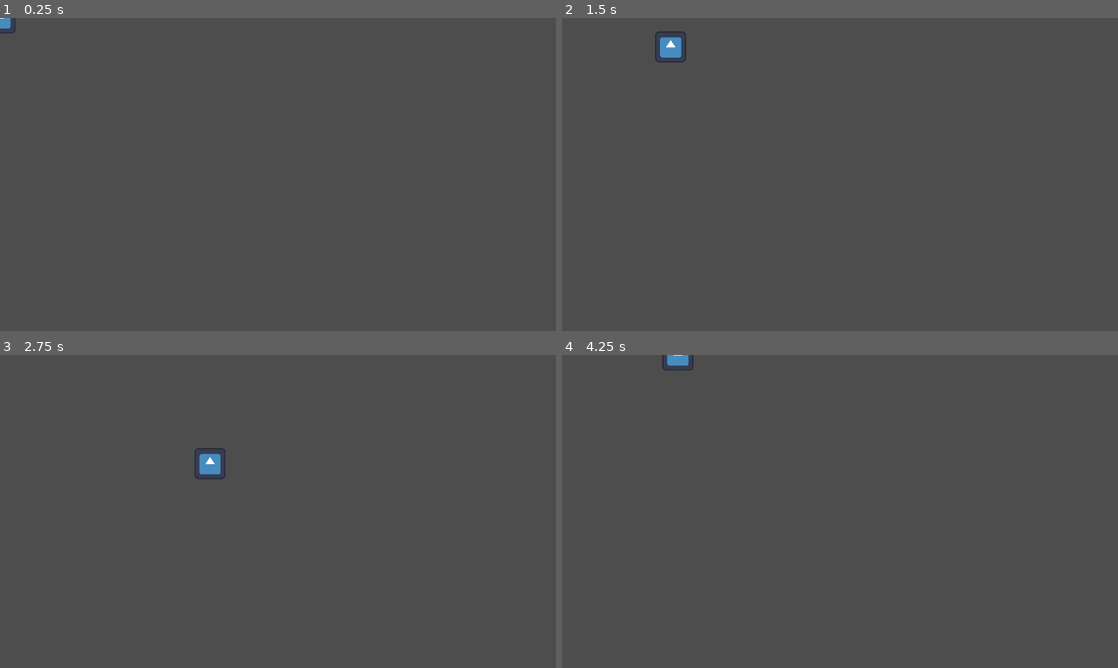
Above: before the commit, frames 1-4 (two rows, left to right).
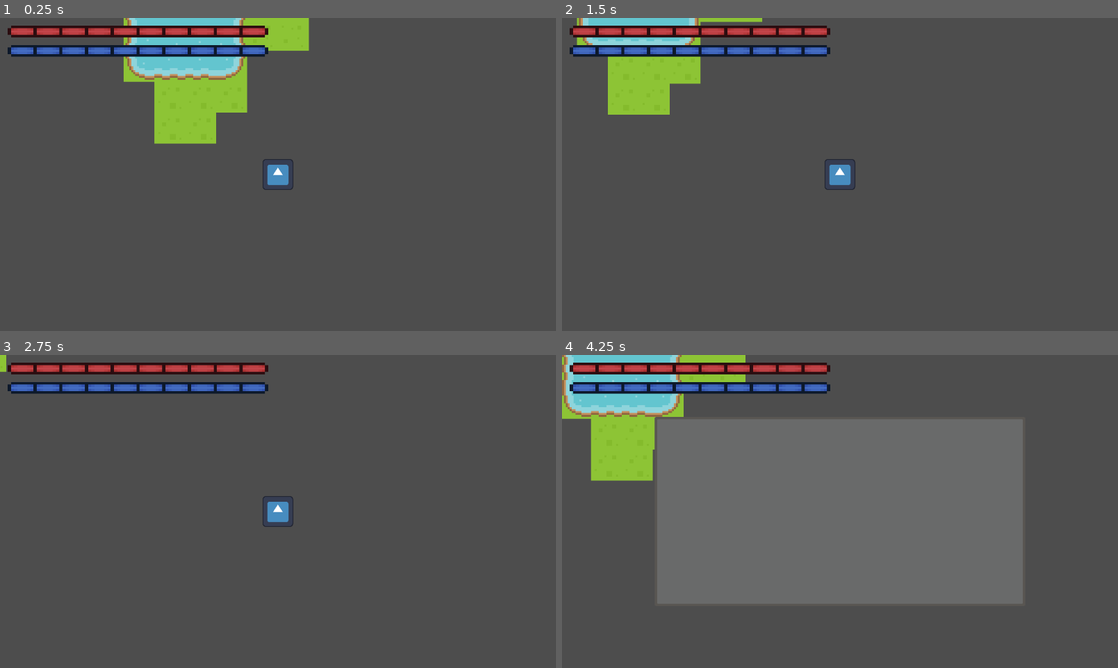
Above: after the commit, the same moments.

Repository: CrabbyDisk/Modertron-RPG
Game: Godot game, scene res://Scenes/World.tscn
The game is run twice, just before and just after one commit, with the same random seed, the same clock (stepped at 60 frames per second) and the same inputs. The engine's default icon, where the game draws it, is replaced by a stand-in: a white triangle on a blue panel in a dark square.
Inputs:
- Up to frame 1 (0.25 s): no input
- Up to frame 2 (1.5 s): tap Enter at 0.5 s; hold D (right) 0.53-1.28 s; hold S (down) from 1.28 s (still down)
- Up to frame 3 (2.75 s): release S (down) at 2.03 s; hold D (right) from 2.03 s (still down)
- Up to frame 4 (4.25 s): release D (right) at 2.78 s; hold W (up) 2.78-3.53 s; hold A (left) from 3.53 s (still down); tap E (inventory, bound only after the commit) at 4.15 s

The runs differ from the first frame. In frame 1, 10% of the frame differs, in the area x 0-56%, y 0-55%; in frame 2, 7.6%; in frame 3, 4.2%; in frame 4, 48%, in the area x 0-83%, y 0-80%.

Commit message:
Did the UI, made weapon sillouhetes and some other stuff

Diff:
--- /dev/null
+++ b/Assets/Theme.tres
@@ -0,0 +1,66 @@
+[gd_resource type="Theme" load_steps=5 format=3 uid="uid://d35gmpsqpfua2"]
+
+[ext_resource type="FontFile" uid="uid://dpa1dmhvf5u5l" path="res://Assets/PixelifySans.ttf" id="1_pxxpb"]
+
+[sub_resource type="StyleBoxFlat" id="StyleBoxFlat_63owx"]
+bg_color = Color(0.584314, 0.552941, 0.541176, 1)
+border_width_left = 5
+border_width_top = 5
+border_width_right = 5
+border_width_bottom = 5
+border_color = Color(0.901961, 0.901961, 0.901961, 1)
+corner_radius_top_left = 5
+corner_radius_top_right = 5
+corner_radius_bottom_right = 5
+corner_radius_bottom_left = 5
+corner_detail = 2
+expand_margin_left = 10.0
+expand_margin_top = 10.0
+expand_margin_right = 10.0
+expand_margin_bottom = 10.0
+anti_aliasing = false
+
+[sub_resource type="StyleBoxFlat" id="StyleBoxFlat_ruska"]
+bg_color = Color(0.709804, 0.682353, 0.670588, 1)
+border_width_left = 5
+border_width_top = 5
+border_width_right = 5
+border_width_bottom = 5
+border_color = Color(0.901961, 0.901961, 0.901961, 1)
+corner_radius_top_left = 5
+corner_radius_top_right = 5
+corner_radius_bottom_right = 5
+corner_radius_bottom_left = 5
+corner_detail = 2
+expand_margin_left = 10.0
+expand_margin_top = 10.0
+expand_margin_right = 10.0
+expand_margin_bottom = 10.0
+anti_aliasing = false
+
+[sub_resource type="StyleBoxFlat" id="StyleBoxFlat_ydb40"]
+bg_color = Color(0.498039, 0.466667, 0.454902, 1)
+border_width_left = 5
+border_width_top = 5
+border_width_right = 5
+border_width_bottom = 5
+border_color = Color(0.901961, 0.901961, 0.901961, 1)
+corner_radius_top_left = 5
+corner_radius_top_right = 5
+corner_radius_bottom_right = 5
+corner_radius_bottom_left = 5
+corner_detail = 2
+expand_margin_left = 10.0
+expand_margin_top = 10.0
+expand_margin_right = 10.0
+expand_margin_bottom = 10.0
+anti_aliasing = false
+
+[resource]
+Button/colors/font_color = Color(0, 0, 0, 1)
+Button/font_sizes/font_size = 30
+Button/fonts/font = ExtResource("1_pxxpb")
+Button/styles/hover = SubResource("StyleBoxFlat_63owx")
+Button/styles/normal = SubResource("StyleBoxFlat_ruska")
+Button/styles/pressed = SubResource("StyleBoxFlat_ydb40")
+Label/fonts/font = ExtResource("1_pxxpb")
--- a/Components/AttackComponent.gd
+++ b/Components/AttackComponent.gd
@@ -1,4 +1,5 @@
 extends Area2D
+class_name AttackComponent
 
 @export var damage : int
 
--- a/Player/Player.gd
+++ b/Player/Player.gd
@@ -1,6 +1,7 @@
 extends CharacterBody2D
 
 const speed : int = 300
+static var mana : int = 10
 
 func _physics_process(delta):
 	var input_dir = Input.get_vector("left", "right", "up", "down")
--- a/Player/Player.tscn
+++ b/Player/Player.tscn
@@ -22,8 +22,11 @@
 [node name="CollisionShape2D" type="CollisionShape2D" parent="."]
 shape = SubResource("RectangleShape2D_dsvol")
 
+[node name="Camera2D" type="Camera2D" parent="."]
+
 [node name="HealthComponent" type="Node" parent="."]
 script = ExtResource("3_b0rlk")
+health = 20.0
 
 [node name="HitboxComponent" type="Area2D" parent="."]
 script = ExtResource("4_mhyy7")
--- a/Scenes/World.tscn
+++ b/Scenes/World.tscn
@@ -1,7 +1,8 @@
-[gd_scene load_steps=5 format=3 uid="uid://45qwsuwu18y"]
+[gd_scene load_steps=6 format=3 uid="uid://45qwsuwu18y"]
 
 [ext_resource type="PackedScene" uid="uid://djhh70yahehd" path="res://Player/Player.tscn" id="1_qj1v0"]
 [ext_resource type="Texture2D" uid="uid://5vqpauv34vo6" path="res://Assets/Terrain/roguelikeSheet_transparent.png" id="2_fpxqp"]
+[ext_resource type="PackedScene" uid="uid://0r0i1srojycx" path="res://UI/UI.tscn" id="3_cnhbn"]
 
 [sub_resource type="TileSetAtlasSource" id="TileSetAtlasSource_gu5el"]
 texture = ExtResource("2_fpxqp")
@@ -2057,16 +2058,22 @@
 
 [node name="World" type="Node2D"]
 
-[node name="Player" parent="." instance=ExtResource("1_qj1v0")]
-
 [node name="TileMap" type="TileMap" parent="."]
+scale = Vector2(4, 4)
 tile_set = SubResource("TileSet_s8jyj")
 format = 2
 layer_0/name = "Ground"
 layer_0/tile_data = PackedInt32Array(-131076, 327680, 0, -65540, 327680, 0, -65539, 327680, 0, -131075, 327680, 0, -131 …(469 unchanged characters)…
+
+[node name="Player" parent="." instance=ExtResource("1_qj1v0")]
+unique_name_in_owner = true
 
 [node name="Control" type="Control" parent="."]
 layout_mode = 3
 anchors_preset = 0
 offset_right = 40.0
 offset_bottom = 40.0
+
+[node name="CanvasLayer" type="CanvasLayer" parent="."]
+
+[node name="UI" parent="CanvasLayer" instance=ExtResource("3_cnhbn")]
--- /dev/null
+++ b/UI/UI.gd
@@ -0,0 +1,36 @@
+extends Control
+
+var inventory_is_showing = false
+
+func _ready():
+	$Inventory.hide()
+	$Pause.hide()
+
+func _process(delta):
+	## NOTE: Make sure to always make the player node a unique name or this code won't work
+	$Health.value = %Player/HealthComponent.health
+	$Mana.value = %Player.mana
+
+	if Input.is_action_just_pressed("inventory"):
+		inventory_is_showing = !inventory_is_showing
+		$Inventory.visible = inventory_is_showing
+		get_tree().paused = inventory_is_showing
+
+
+	if Input.is_action_just_pressed("return"):
+		if inventory_is_showing == true:
+			inventory_is_showing = false
+			$Inventory.hide()
+			get_tree().paused = false
+		else:
+			$Pause.visible = !get_tree().paused
+			get_tree().paused = !get_tree().paused
+
+
+func _on_quit_pressed():
+	## FIXME: This should probably bring you to the main menu instead of directly quitting
+	get_tree().quit()
+
+func _on_resume_pressed():
+	$Pause.hide()
+	get_tree().paused = false
--- /dev/null
+++ b/UI/UI.tscn
@@ -0,0 +1,109 @@
+[gd_scene load_steps=10 format=3 uid="uid://0r0i1srojycx"]
+
+[ext_resource type="Theme" uid="uid://d35gmpsqpfua2" path="res://Assets/Theme.tres" id="1_1iedq"]
+[ext_resource type="Texture2D" uid="uid://0sway6kw47ak" path="res://UI/Bars/Health Border.png" id="1_6xjol"]
+[ext_resource type="Script" path="res://UI/UI.gd" id="1_dxejq"]
+[ext_resource type="Texture2D" uid="uid://ysg08yn1o0ls" path="res://UI/Bars/Health Divider.png" id="2_0x0hk"]
+[ext_resource type="Texture2D" uid="uid://ccm7vv0c8x8jh" path="res://UI/Bars/Health Progress.png" id="3_x5lig"]
+[ext_resource type="Texture2D" uid="uid://7knwbagjcyeu" path="res://UI/Bars/Mana Border.png" id="5_aty73"]
+[ext_resource type="Texture2D" uid="uid://dwlix7qbx51xc" path="res://UI/Bars/Mana Divider.png" id="6_g601g"]
+[ext_resource type="Texture2D" uid="uid://bbu8je0fpwgjp" path="res://UI/Bars/Mana Progress.png" id="6_s26ew"]
+[ext_resource type="Texture2D" uid="uid://dswer3yt1sw6f" path="res://UI/Inventory Background.png" id="8_n4kg7"]
+
+[node name="UI" type="Control"]
+process_mode = 3
+layout_mode = 3
+anchors_preset = 15
+anchor_right = 1.0
+anchor_bottom = 1.0
+grow_horizontal = 2
+grow_vertical = 2
+theme = ExtResource("1_1iedq")
+script = ExtResource("1_dxejq")
+
+[node name="Health" type="TextureProgressBar" parent="."]
+layout_mode = 0
+offset_left = 16.0
+offset_top = 16.0
+offset_right = 556.0
+offset_bottom = 40.0
+max_value = 20.0
+nine_patch_stretch = true
+texture_under = ExtResource("1_6xjol")
+texture_over = ExtResource("2_0x0hk")
+texture_progress = ExtResource("3_x5lig")
+
+[node name="Mana" type="TextureProgressBar" parent="."]
+layout_mode = 0
+offset_left = 16.0
+offset_top = 56.0
+offset_right = 556.0
+offset_bottom = 80.0
+max_value = 10.0
+nine_patch_stretch = true
+texture_under = ExtResource("5_aty73")
+texture_over = ExtResource("6_g601g")
+texture_progress = ExtResource("6_s26ew")
+
+[node name="Inventory" type="Control" parent="."]
+anchors_preset = 0
+offset_right = 40.0
+offset_bottom = 40.0
+
+[node name="TextureRect" type="TextureRect" parent="Inventory"]
+layout_mode = 0
+offset_left = 192.0
+offset_top = 128.0
+offset_right = 960.0
+offset_bottom = 520.0
+texture = ExtResource("8_n4kg7")
+expand_mode = 3
+
+[node name="Pause" type="Control" parent="."]
+process_mode = 3
+anchors_preset = 0
+offset_right = 40.0
+offset_bottom = 40.0
+
+[node name="Panel" type="Panel" parent="Pause"]
+layout_mode = 0
+offset_right = 1152.0
+offset_bottom = 648.0
+
+[node name="VBoxContainer" type="VBoxContainer" parent="Pause"]
+layout_mode = 0
+offset_left = 192.0
+offset_top = 128.0
+offset_right = 960.0
+offset_bottom = 520.0
+theme_override_constants/separation = 62
+
+[node name="Label" type="Label" parent="Pause/VBoxContainer"]
+layout_mode = 2
+theme_override_font_sizes/font_size = 50
+text = "PAUSED"
+horizontal_alignment = 1
+
+[node name="Buttons" type="Control" parent="Pause/VBoxContainer"]
+layout_mode = 2
+
+[node name="HBoxContainer" type="HBoxContainer" parent="Pause/VBoxContainer/Buttons"]
+layout_mode = 0
+offset_right = 768.0
+offset_bottom = 142.0
+alignment = 1
+
+[node name="VBoxContainer" type="VBoxContainer" parent="Pause/VBoxContainer/Buttons/HBoxContainer"]
+layout_mode = 2
+theme_override_constants/separation = 48
+
+[node name="Resume" type="Button" parent="Pause/VBoxContainer/Buttons/HBoxContainer/VBoxContainer"]
+layout_mode = 2
+text = "Resume"
+
+[node name="Quit" type="Button" parent="Pause/VBoxContainer/Buttons/HBoxContainer/VBoxContainer"]
+layout_mode = 2
+text = "Quit"
+
+[connection signal="pressed" from="Pause/VBoxContainer/Buttons/HBoxContainer/VBoxContainer/Resume" to="." method="_on_resume_pressed"]
+[connection signal="pressed" from="Pause/VBoxContainer/Buttons/HBoxContainer/VBoxContainer/Quit" to="." method="_on_quit_pressed"]
--- a/project.godot
+++ b/project.godot
@@ -45,6 +45,16 @@
 , Object(InputEventKey,"resource_local_to_scene":false,"resource_name":"","device":-1,"window_id":0,"alt_pressed":false,"shift_pressed":false,"ctrl_pressed":false,"meta_pressed":false,"pressed":false,"keycode":0,"physical_keycode":4194322,"key_label":0,"unicode":0,"echo":false,"script":null)
 ]
 }
+inventory={
+"deadzone": 0.5,
+"events": [Object(InputEventKey,"resource_local_to_scene":false,"resource_name":"","device":-1,"window_id":0,"alt_pressed":false,"shift_pressed":false,"ctrl_pressed":false,"meta_pressed":false,"pressed":false,"keycode":0,"physical_keycode":69,"key_label":0,"unicode":101,"echo":false,"script":null)
+]
+}
+return={
+"deadzone": 0.5,
+"events": [Object(InputEventKey,"resource_local_to_scene":false,"resource_name":"","device":-1,"window_id":0,"alt_pressed":false,"shift_pressed":false,"ctrl_pressed":false,"meta_pressed":false,"pressed":false,"keycode":0,"physical_keycode":4194305,"key_label":0,"unicode":0,"echo":false,"script":null)
+]
+}
 
 [rendering]
 
Binary file added: Assets/PixelifySans.ttf
Not shown, added: Assets/PixelifySans.ttf.import
Binary file added: Assets/Weapon Textures/Axe/Axe Handle.png
Not shown, added: Assets/Weapon Textures/Axe/Axe Handle.png.import
Binary file added: Assets/Weapon Textures/Axe/Axe Sillouhete.png
Not shown, added: Assets/Weapon Textures/Axe/Axe Sillouhete.png.import
Binary file added: Assets/Weapon Textures/Axe/Axe head.png
Not shown, added: Assets/Weapon Textures/Axe/Axe head.png.import
Binary file added: Assets/Weapon Textures/Pickaxe/Pickaxe Handle.png
Not shown, added: Assets/Weapon Textures/Pickaxe/Pickaxe Handle.png.import
Binary file added: Assets/Weapon Textures/Pickaxe/Pickaxe Head.png
Not shown, added: Assets/Weapon Textures/Pickaxe/Pickaxe Head.png.import
(and 22 more such lines)
